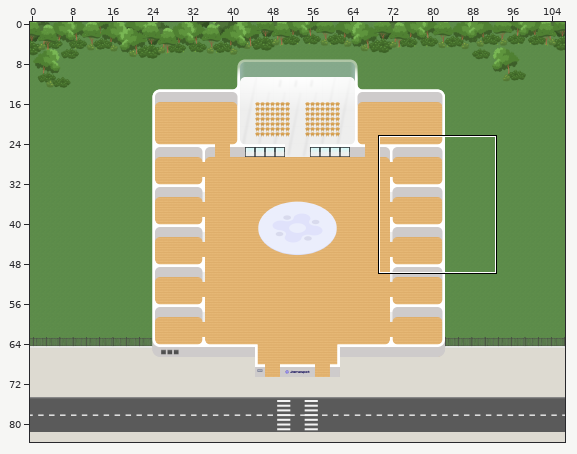
Two versions of a level (Tiled map (JSON), 2026-new-Jland/new-jland-2026.tmj). The picture above shows the old version from afar; the outline marks the close-up.
Close-up. Before the commit:
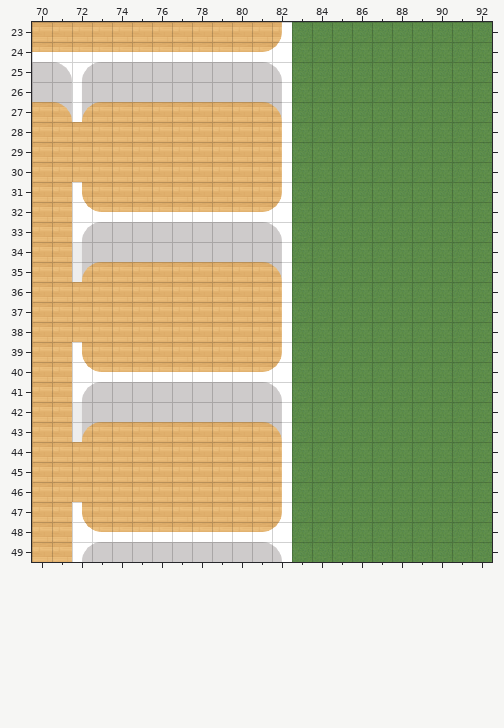
Cells are 32x32 px. Shown: x 70..92, y 23..49. The commit also changed other parts of the map, which this record leaves out.
And afterwards:
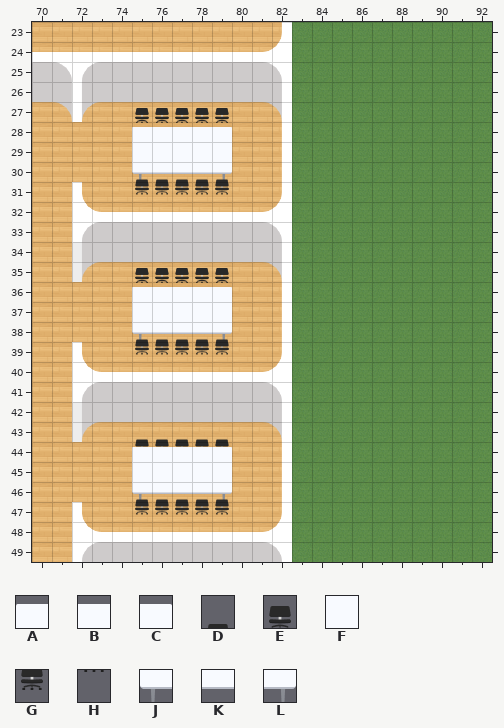
Key: from "Misc": A 0, B 1, C 4, D 5, E 6, F 40, G 45, H 46, J 80, K 81, L 84.
_ is an empty cell.
Tiles of an added or newly shown layer are drawn over the layers below it.
Diff:
Changed rows in their new state; . is an unchanged cell.
Layer "Misc Down" (added):
first column x 75:
27 EEEEE
28 HHHHH
30 JKKKL
first column x 75:
35 EEEEE
36 HHHHH
38 JKKKL
first column x 75:
43 DDDDD
44 GGGGG
46 JKKKL
Layer "Misc up" (added):
first column x 75:
28 ABBBC
29 FFFFF
30 DDDDD
31 GGGGG
first column x 75:
36 ABBBC
37 FFFFF
38 DDDDD
39 GGGGG
first column x 75:
44 ABBBC
45 FFFFF
46 DDDDD
47 GGGGG
Pixel boxes of the changes (left, top, right, bottom) in both close-ups:
added: (132, 108, 232, 195)
added: (132, 268, 232, 355)
added: (132, 439, 232, 515)
